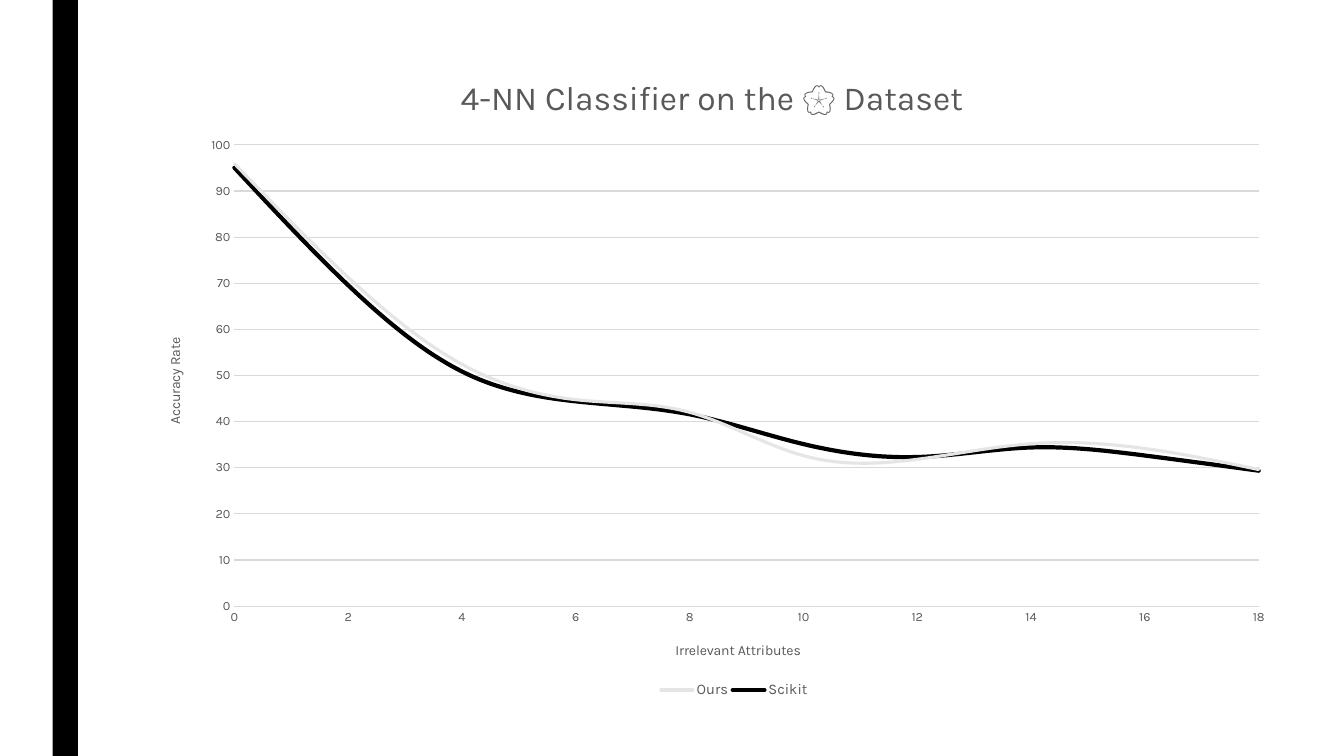
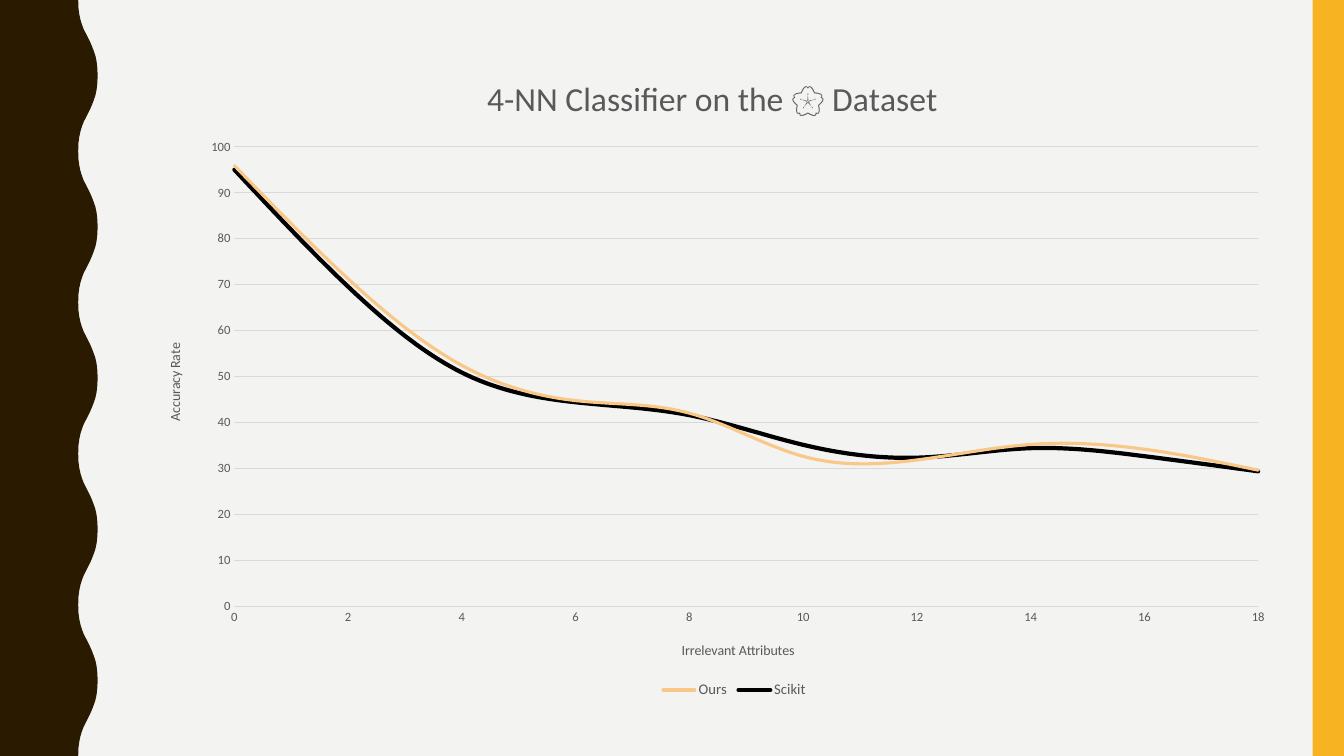
Before and after one commit to gururaj-shriram/ece548-machine-learning, a slide deck: slide 15 of proj1/presentation/pres.pptx. Drawn at 1344x756 pixels with LibreOffice and Linux fonts; fonts in the diff are those of the drawing. Boxes give left, top, right and bottom in pixels: in the first picture for what was removed or moved away, otherwise in the second. Text is boxed around its words. In the diff, an @@ line names an element or a change of style, - is before the commit and + after.

Commit message:
Updated presentation
Changed theme to make graphs more visible; rearranged text/graphs to reflect changes

```diff
--- a/proj1/presentation/pres.pptx
+++ b/proj1/presentation/pres.pptx
@@ background #FFFFFF to #F3F3F2 @@
@@ freeform shape added at [0, 0, 98, 756], fill #2A1A00 @@
@@ rectangle removed at [52, 0, 78, 756] @@
@@ rectangle added at [1313, 0, 1344, 756], fill #F8B323 @@
@@ scatter smooth chart at [145, 56, 1289, 714] @@
@@ colour of Ours #E5E5E5 to #FAC889 @@
@@ legend changed @@
@@ category axis changed @@
@@ value axis changed @@
@@ lettering changed @@
```
Also in this commit, not shown: 30 other slides changed.
